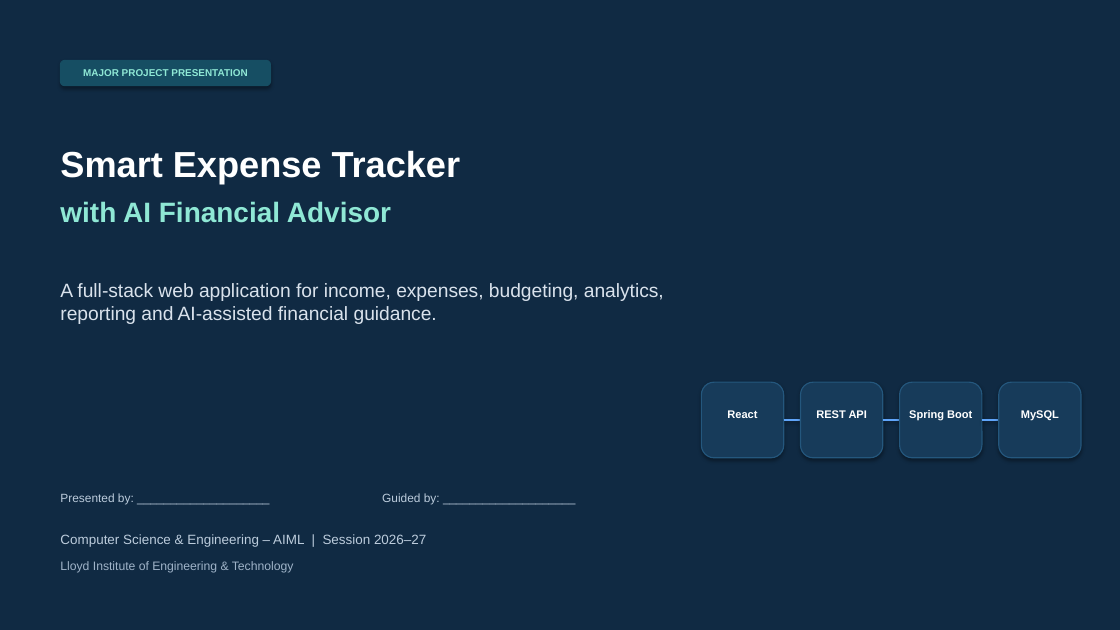
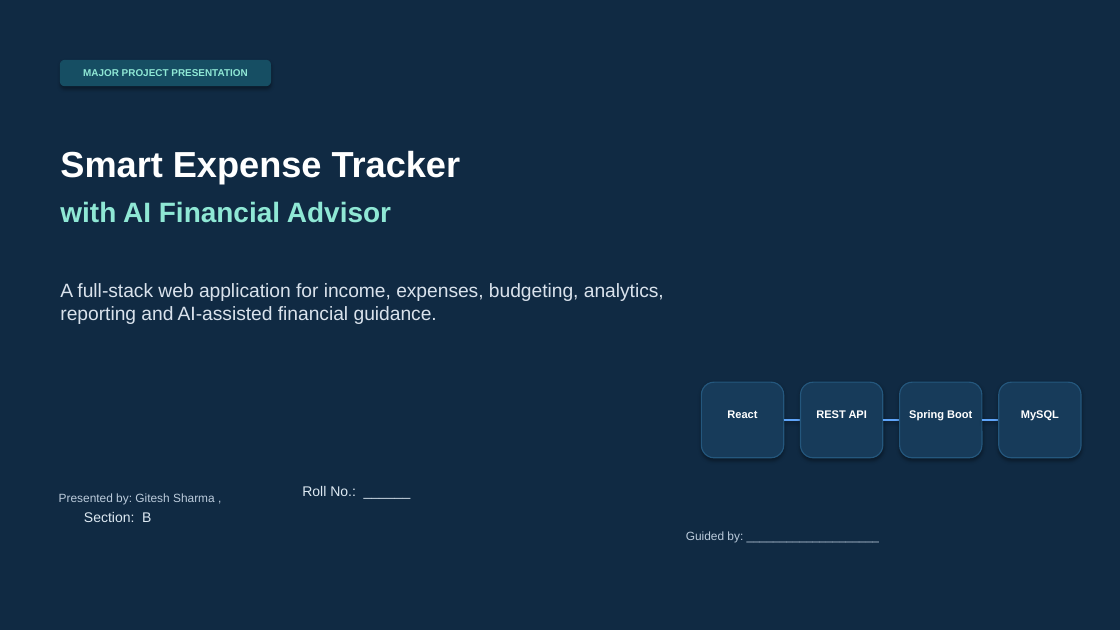
Before and after one commit to realgitesh/Smart-Expense-Tracker-with-AI-Financial-Advisor, a slide deck: slide 1 of Smart_Expense_Tracker_AI_Financial_Advisor_Major_Project_Presentation.pptx. Drawn at 1120x630 pixels with LibreOffice and Linux fonts; fonts in the diff are those of the drawing. Boxes give left, top, right and bottom in pixels: in the first picture for what was removed or moved away, otherwise in the second. Text is boxed around its words. In the diff, an @@ line names an element or a change of style, - is before the commit and + after.

```diff
--- a/Smart_Expense_Tracker_AI_Financial_Advisor_Major_Project_Presentation.pptx
+++ b/Smart_Expense_Tracker_AI_Financial_Advisor_Major_Project_Presentation.pptx
@@ text at box(59, 493, 215, 504): text changed @@
-Presented by: ____________________
+Presented by: Gitesh Sharma ,
@@ text added at box(302, 486, 356, 496), 12 pt, text #DDE9F2 @@
+Roll No.: ______
@@ text removed at box(60, 534, 426, 547) @@
-Computer Science & Engineering – AIML | Session 2026–27
@@ text added at box(84, 512, 151, 522), 12 pt, text #DDE9F2 @@
+Section: B
@@ text "Guided by: ____________________": place and size @@
-text "Guided by: ____________________" at box(382, 493, 440, 504)
+text "Guided by: ____________________" at box(686, 531, 743, 543)
@@ text removed at box(60, 561, 294, 573) @@
-Lloyd Institute of Engineering & Technology
```
Also in this commit, not shown: 13 other slides changed, 4 slides added, 5 other files.
